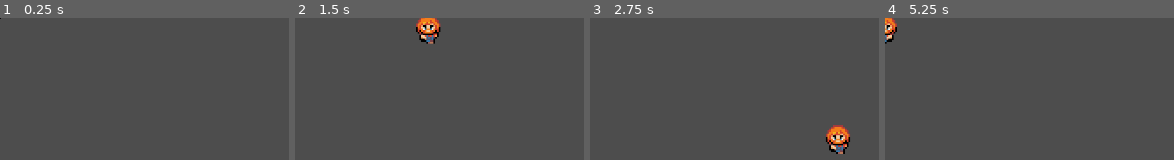
Above: before the commit, frames 1-4 (left to right).
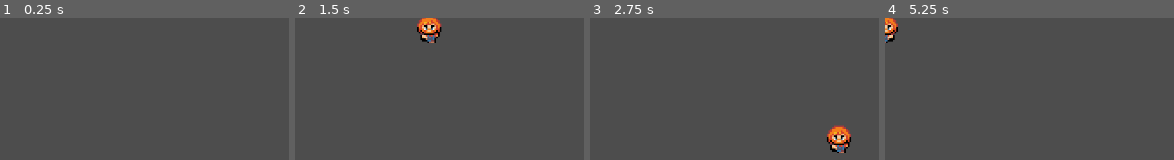
Above: after the commit, the same moments.

Repository: anddreza/PAC
Game: Godot game, scene res://character/scenes/character.tscn
Same seed, same stepped clock (60 frames per second), same inputs: the game is played once before the commit and once after it.
Inputs:
- Up to frame 1 (0.25 s): no input
- Up to frame 2 (1.5 s): tap Enter at 0.5 s; hold Right (move_right) 0.53-1.28 s; tap Space at 1.25 s; hold Down (move_down) from 1.28 s (still down)
- Up to frame 3 (2.75 s): release Down (move_down) at 2.03 s; hold Right (move_right) from 2.03 s (still down)
- Up to frame 4 (5.25 s): release Right (move_right) at 2.78 s; hold Up (move_up) 2.78-3.53 s; hold Left (move_left) 3.53-5.03 s; tap Enter at 4.25 s; tap Space at 5 s; hold Down (move_down) from 5.03 s (still down)

The runs differ from the first frame. In frame 1, less than 0.1% of the frame differs, in the area x 0-1%, y 0-1%; in frame 2, 0.8%; in frame 3, 0.8%, in the area x 81-91%, y 75-96%; in frame 4, 0.4%.

Commit message:
feat: importação do godot, necessário para rodar projeto

Diff:
--- a/character/scenes/character.tscn
+++ b/character/scenes/character.tscn
@@ -20,6 +20,30 @@
 "update": 1,
 "values": [0]
 }
+tracks/1/type = "value"
+tracks/1/imported = false
+tracks/1/enabled = true
+tracks/1/path = NodePath("texture:position")
+tracks/1/interp = 1
+tracks/1/loop_wrap = true
+tracks/1/keys = {
+"times": PackedFloat32Array(0),
+"transitions": PackedFloat32Array(1),
+"update": 0,
+"values": [Vector2(-0.5, -17)]
+}
+tracks/2/type = "value"
+tracks/2/imported = false
+tracks/2/enabled = true
+tracks/2/path = NodePath("texture:flip_h")
+tracks/2/interp = 1
+tracks/2/loop_wrap = true
+tracks/2/keys = {
+"times": PackedFloat32Array(0),
+"transitions": PackedFloat32Array(1),
+"update": 1,
+"values": [false]
+}
 
 [sub_resource type="Animation" id="Animation_ppne1"]
 resource_name = "idle_down"
@@ -36,6 +60,30 @@
 "update": 1,
 "values": [1, 2, 0, 2, 0, 2, 0, 2, 0, 2]
 }
+tracks/1/type = "value"
+tracks/1/imported = false
+tracks/1/enabled = true
+tracks/1/path = NodePath("texture:position")
+tracks/1/interp = 1
+tracks/1/loop_wrap = true
+tracks/1/keys = {
+"times": PackedFloat32Array(0),
+"transitions": PackedFloat32Array(1),
+"update": 0,
+"values": [Vector2(0, -8)]
+}
+tracks/2/type = "value"
+tracks/2/imported = false
+tracks/2/enabled = true
+tracks/2/path = NodePath("texture:flip_h")
+tracks/2/interp = 1
+tracks/2/loop_wrap = true
+tracks/2/keys = {
+"times": PackedFloat32Array(0),
+"transitions": PackedFloat32Array(1),
+"update": 1,
+"values": [false]
+}
 
 [sub_resource type="Animation" id="Animation_v6v23"]
 resource_name = "idle_right"
@@ -51,6 +99,30 @@
 "update": 1,
 "values": [24, 25, 26, 24, 25, 26, 24, 25, 26]
 }
+tracks/1/type = "value"
+tracks/1/imported = false
+tracks/1/enabled = true
+tracks/1/path = NodePath("texture:flip_h")
+tracks/1/interp = 1
+tracks/1/loop_wrap = true
+tracks/1/keys = {
+"times": PackedFloat32Array(0),
+"transitions": PackedFloat32Array(1),
+"update": 1,
+"values": [false]
+}
+tracks/2/type = "value"
+tracks/2/imported = false
+tracks/2/enabled = true
+tracks/2/path = NodePath("texture:position")
+tracks/2/interp = 1
+tracks/2/loop_wrap = true
+tracks/2/keys = {
+"times": PackedFloat32Array(0),
+"transitions": PackedFloat32Array(1),
+"update": 0,
+"values": [Vector2(0, -8)]
+}
 
 [sub_resource type="AnimationLibrary" id="AnimationLibrary_gnho3"]
 _data = {
@@ -64,15 +136,14 @@
 _move_speed = 90.0
 
 [node name="texture" type="Sprite2D" parent="."]
-position = Vector2(-0.5, -8)
-scale = Vector2(0.291667, 0.279412)
+position = Vector2(-0.5, -17)
+scale = Vector2(0.291667, 0.273039)
 texture = ExtResource("1_u16i8")
 hframes = 12
 vframes = 8
 
 [node name="collision" type="CollisionShape2D" parent="."]
 show_behind_parent = true
-position = Vector2(0, -2.5)
 shape = SubResource("RectangleShape2D_rg3qh")
 
 [node name="anim" type="AnimationPlayer" parent="."]
Not shown, changed: README.md
